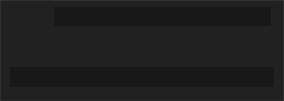
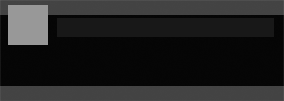
Two versions of the same layered image (w=284, h=101). Layer-by-layer changes:
added layer "Rechteck 2" above "Rechteck 1" over box(8, 5, 48, 45)
moved "Rechteck 1" above "Ebene 3", painted on it over box(0, 0, 284, 101)
added layer "Ebene 3" above "Ebene 2 Kopie" over box(57, 18, 274, 37)
hid "Ebene 2", painted on it over box(10, 7, 274, 87)
added layer "Ebene 5" above "Ebene 1" over box(0, 0, 284, 101)
